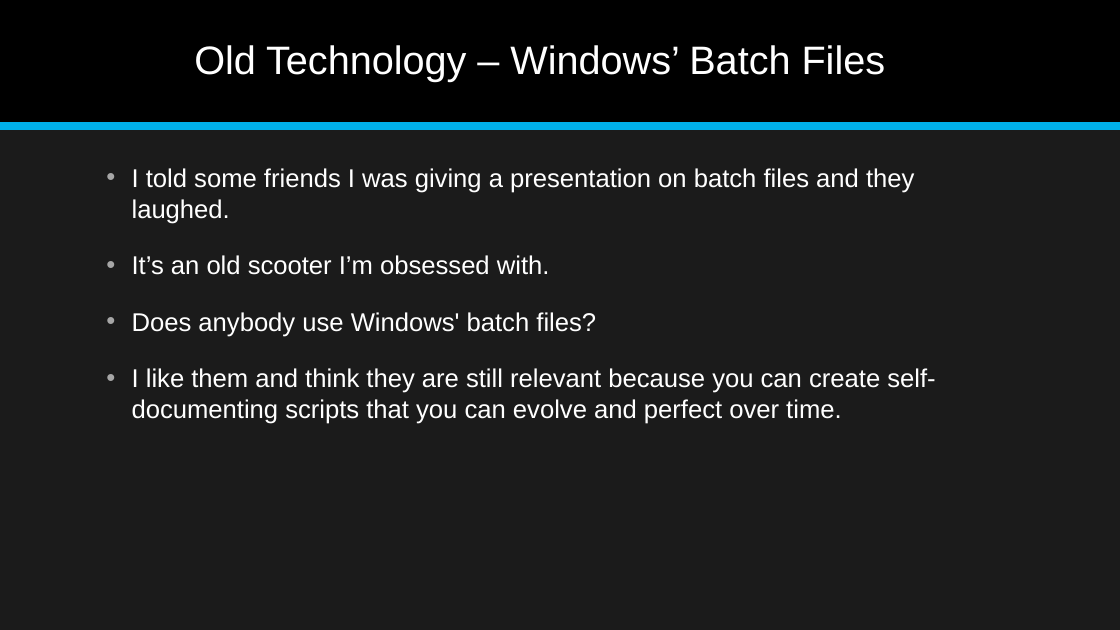
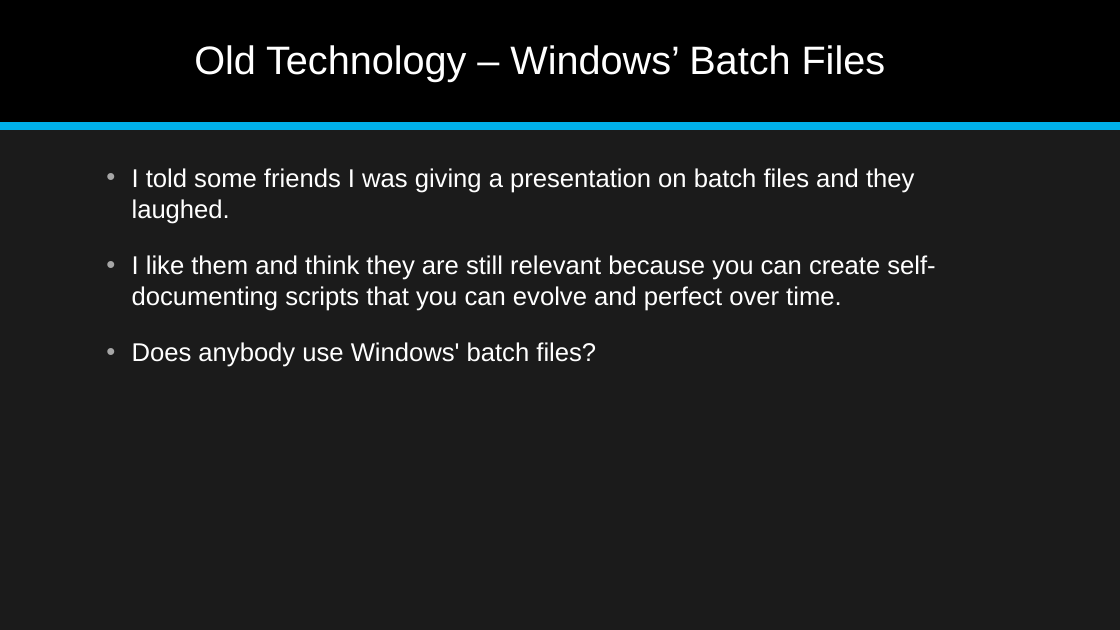
Before and after one commit to jonathan-r-jones/Composable-Batch-Files, a slide deck: slide 1 of Composable Batch File Helper.pptx. Drawn at 1120x630 pixels with LibreOffice and Linux fonts; fonts in the diff are those of the drawing. Boxes give left, top, right and bottom in pixels: in the first picture for what was removed or moved away, otherwise in the second. Text is boxed around its words. In the diff, an @@ line names an element or a change of style, - is before the commit and + after.

```diff
--- a/Composable Batch File Helper.pptx
+++ b/Composable Batch File Helper.pptx
@@ text at [132, 255, 935, 311]: text changed @@
-• It’s an old scooter I’m obsessed with.
+• I like them and think they are still relevant because you can create self-documenting scripts that you can evolve and perfect over time.
@@ text at [132, 368, 935, 424]: paragraph removed @@
-• I like them and think they are still relevant because you can create self-documenting scripts that you can evolve and perfect over time.
```
Also in this commit, not shown: 2 other slides changed, 4 other files.
